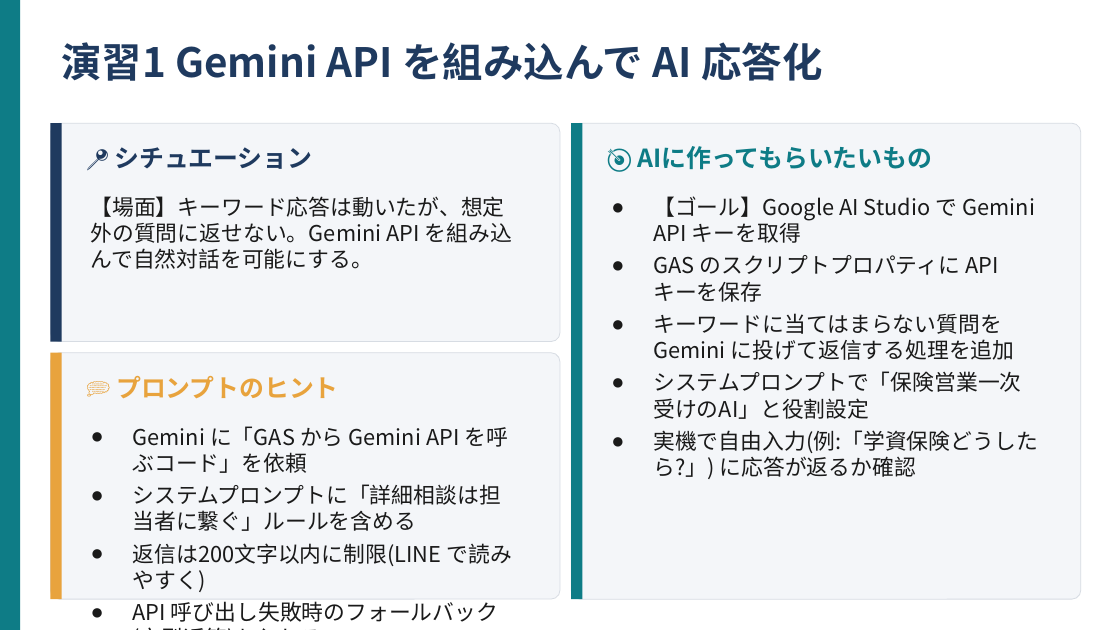
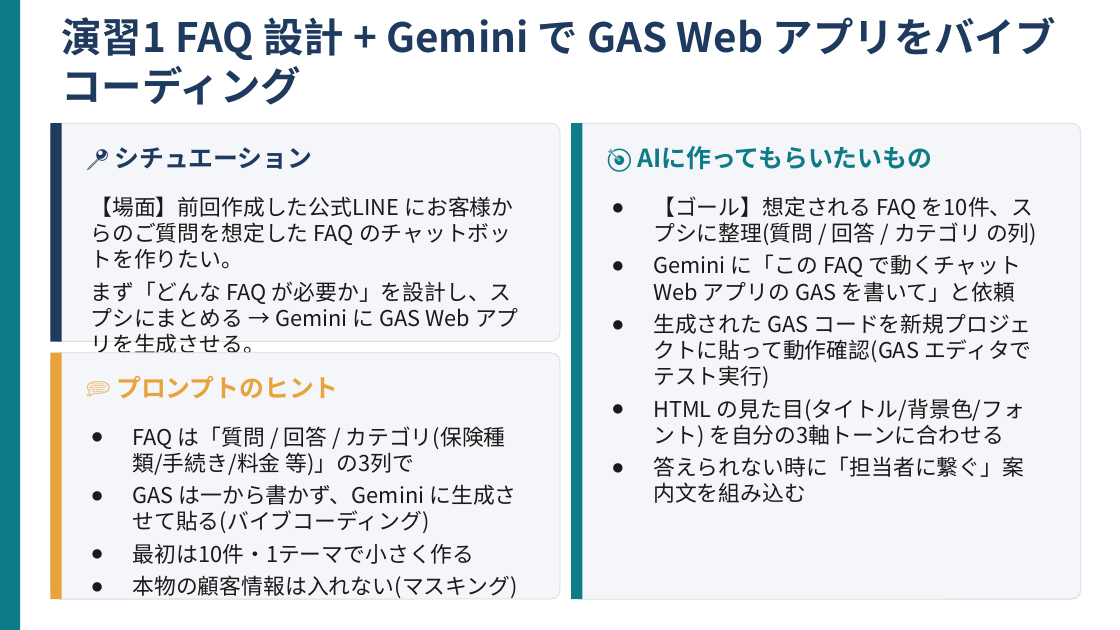
Before and after one commit to kana-story-321/github.io, a slide deck: slide 4 of lecture_pptx/out/s11/ワーク02.pptx. Drawn at 1120x630 pixels with LibreOffice and Linux fonts; fonts in the diff are those of the drawing. Boxes give left, top, right and bottom in pixels: in the first picture for what was removed or moved away, otherwise in the second. Text is boxed around its words. In the diff, an @@ line names an element or a change of style, - is before the commit and + after.

```diff
--- a/lecture_pptx/out/s11/ワーク02.pptx
+++ b/lecture_pptx/out/s11/ワーク02.pptx
@@ text at (61,17,1056,105): text changed @@
-演習1 Gemini API を組み込んで AI 応答化
+演習1 FAQ 設計 + Gemini で GAS Web アプリをバイブコーディング
@@ text at (91,196,519,327): text changed @@
-【場面】キーワード応答は動いたが、想定外の質問に返せない。Gemini API を組み込んで自然対話を可能にする。
+【場面】前回作成した公式LINE にお客様からのご質問を想定した FAQ のチャットボットを作りたい。
+まず「どんな FAQ が必要か」を設計し、スプシにまとめる → Gemini に GAS Web アプリを生成させる。
@@ text at (653,196,1037,503): text changed @@
-● 【ゴール】Google AI Studio で Gemini API キーを取得
-● GAS のスクリプトプロパティに API キーを保存
-● キーワードに当てはまらない質問を Gemini に投げて返信する処理を追加
-● システムプロンプトで「保険営業一次受けのAI」と役割設定
-● 実機で自由入力(例:「学資保険どうしたら?」) に応答が返るか確認
+● 【ゴール】想定される FAQ を10件、スプシに整理(質問 / 回答 / カテゴリ の列)
+● Gemini に「この FAQ で動くチャット Web アプリの GAS を書いて」と依頼
+● 生成された GAS コードを新規プロジェクトに貼って動作確認(GAS エディタでテスト実行)
+● HTML の見た目(タイトル/背景色/フォント) を自分の3軸トーンに合わせる
+● 答えられない時に「担当者に繋ぐ」案内文を組み込む
@@ text at (133,426,518,598): text changed @@
-● Gemini に「GAS から Gemini API を呼ぶコード」を依頼
-● システムプロンプトに「詳細相談は担当者に繋ぐ」ルールを含める
-● 返信は200文字以内に制限(LINE で読みやすく)
-● API 呼び出し失敗時のフォールバック(定型返答)も入れる
+● FAQ は「質問 / 回答 / カテゴリ(保険種類/手続き/料金 等)」の3列で
+● GAS は一から書かず、Gemini に生成させて貼る(バイブコーディング)
+● 最初は10件・1テーマで小さく作る
+● 本物の顧客情報は入れない(マスキング)
```
Also in this commit, not shown: 7 other slides changed, 5 other files.
